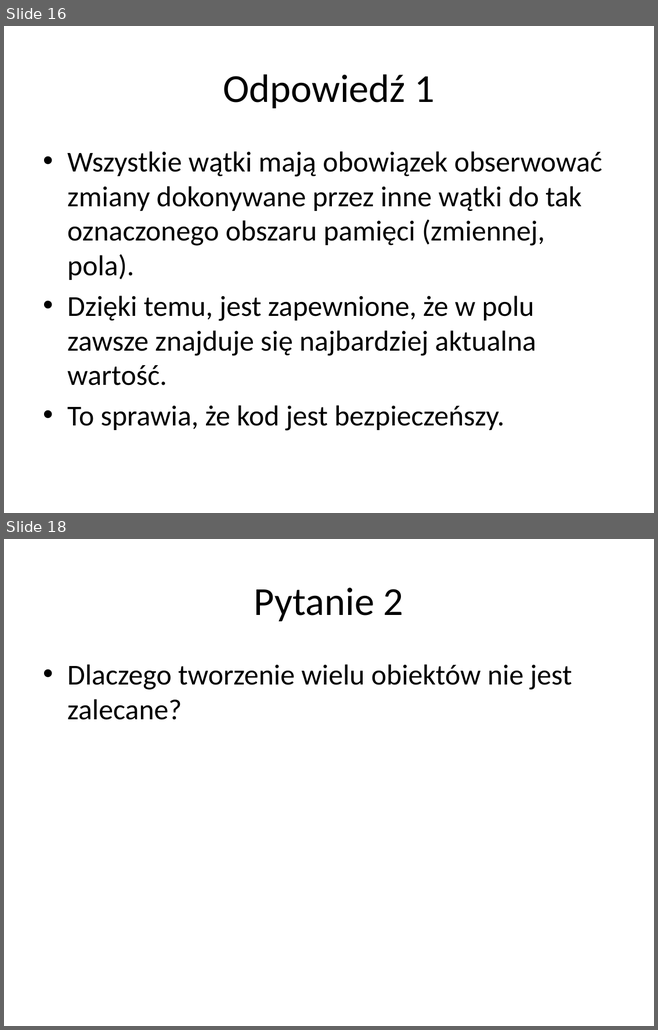
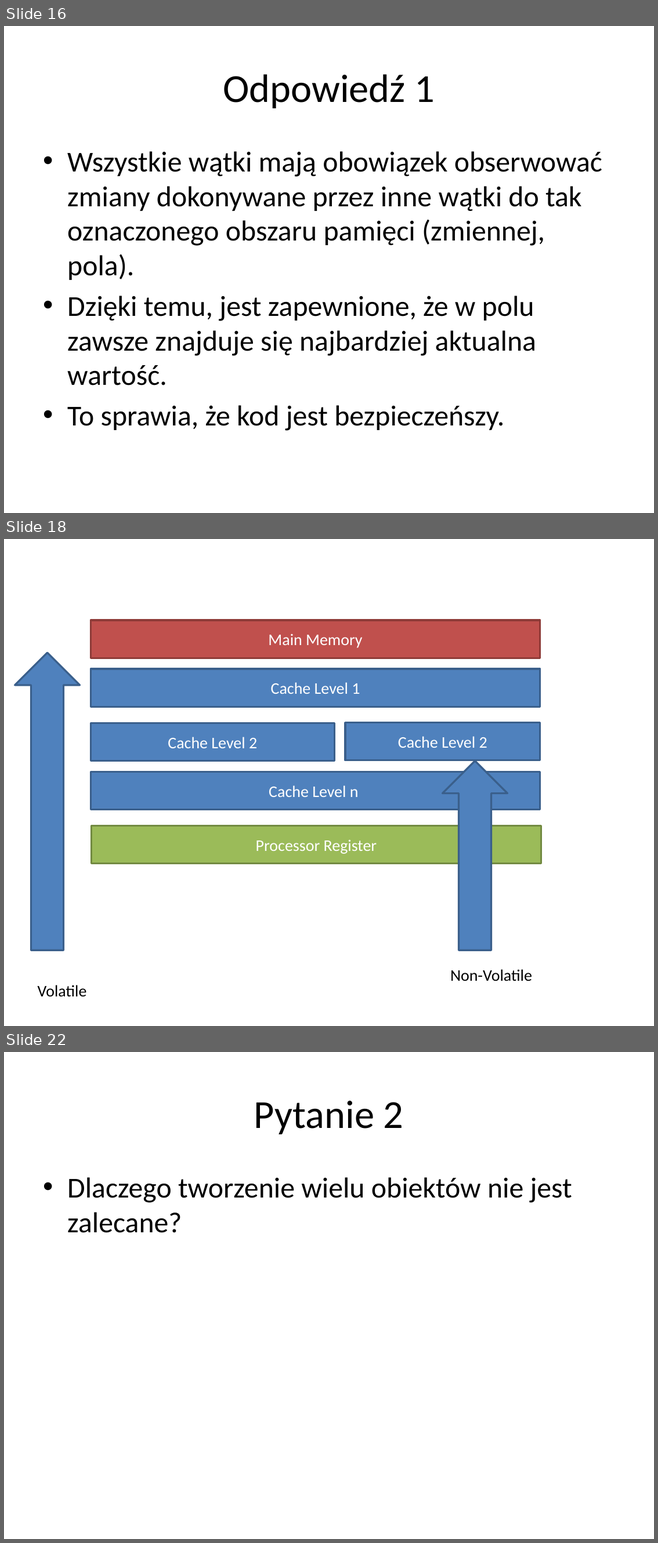
Before and after one commit to vantale/SOLID.DesignPatterns, a slide deck: SOLID.DesignPatterns/Singleton/Singleton - Presentation.pptx. Shown one above the other, each under a label of ours: slides 16 and 18 before the commit, slides 16, 18 and 22 after it; the slides between them are not shown. The pictures are 658x1030 and 658x1543 pixels, drawn with LibreOffice and Linux fonts; fonts in the diff are those of the drawing. Boxes give left, top, right and bottom in pixels: in the first picture for what was removed or moved away, otherwise in the second. Text is boxed around its words. In the diff, an @@ line names an element or a change of style, - is before the commit and + after.

```diff
--- a/SOLID.DesignPatterns/Singleton/Singleton - Presentation.pptx
+++ b/SOLID.DesignPatterns/Singleton/Singleton - Presentation.pptx
@@ slide 18 added at [4,539,654,1026], background #FFFFFF @@
@@ rectangle added at [90,620,540,658], fill #C0504D, outline #8E3B39 2 pt, 18 pt, text #FFFFFF @@
+Main Memory
@@ up arrow added at [15,653,80,950], fill #4F81BD, outline #3A5F8C 2 pt @@
@@ rectangle added at [90,669,540,707], fill #4F81BD, outline #3A5F8C 2 pt, 18 pt, text #FFFFFF @@
+Cache Level 1
@@ rectangle added at [90,723,334,761], fill #4F81BD, outline #3A5F8C 2 pt, 18 pt, text #FFFFFF @@
+Cache Level 2
@@ rectangle added at [345,723,540,761], fill #4F81BD, outline #3A5F8C 2 pt, 18 pt, text #FFFFFF @@
+Cache Level 2
@@ up arrow added at [442,761,507,951], fill #4F81BD, outline #3A5F8C 2 pt @@
@@ rectangle added at [90,772,540,809], fill #4F81BD, outline #3A5F8C 2 pt, 18 pt, text #FFFFFF @@
+Cache Level n
@@ rectangle added at [92,826,541,864], fill #9BBB59, outline #738A42 2 pt, 18 pt, text #FFFFFF @@
+Processor Register
@@ text added at [450,969,532,982], 18 pt, text #000000 @@
+Non-Volatile
@@ text added at [38,985,87,997], 18 pt, text #000000 @@
+Volatile
@@ what was slide 18 is now slide 22 @@
```
Also in this commit, not shown: 5 slides changed, 17 other slides added, 3 other files.
